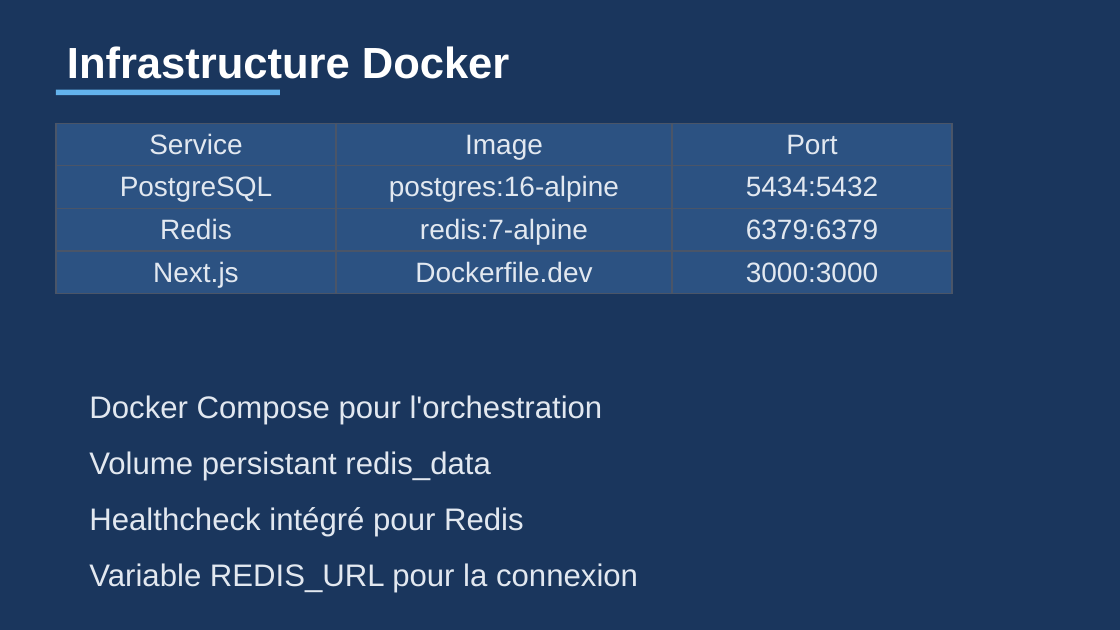
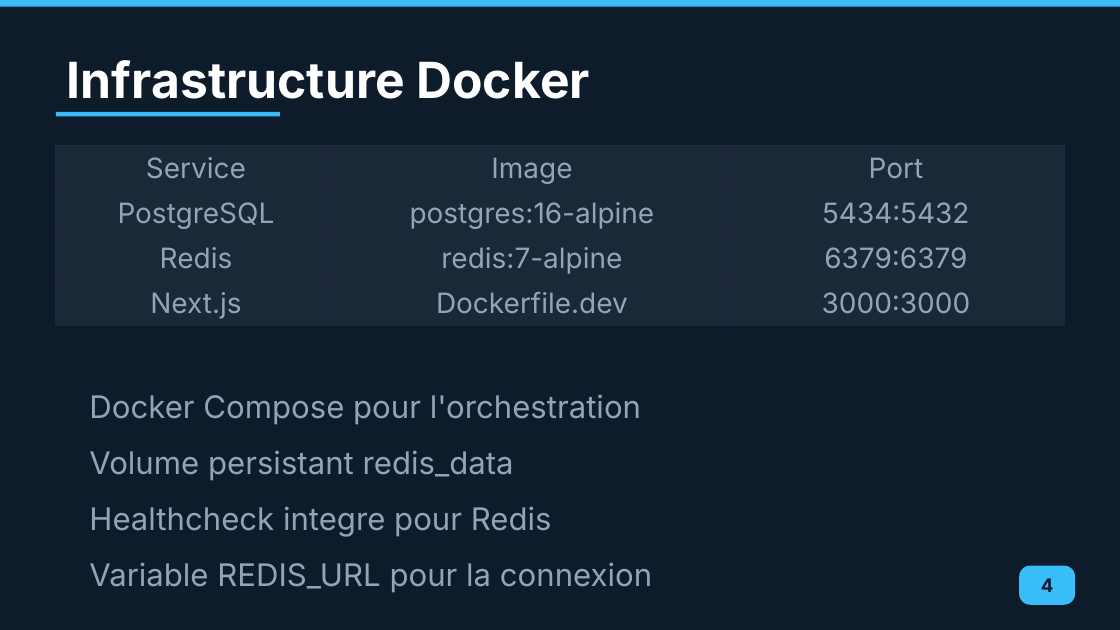
Before and after one commit to Zeinot/marketplace-saas, a slide deck: slide 4 of output/Presentation_Cache_Redis.pptx. Drawn at 1120x630 pixels with LibreOffice and Linux fonts; fonts in the diff are those of the drawing. Boxes give left, top, right and bottom in pixels: in the first picture for what was removed or moved away, otherwise in the second. Text is boxed around its words. In the diff, an @@ line names an element or a change of style, - is before the commit and + after.

```diff
--- a/output/Presentation_Cache_Redis.pptx
+++ b/output/Presentation_Cache_Redis.pptx
@@ background #1A365D to #0D1B2A @@
@@ rectangle added at [0,0,1120,7], fill #38BDF8 @@
@@ text "Infrastructure Docker": place and size @@
-text "Infrastructure Docker" at [67,46,510,79]
+text "Infrastructure Docker" at [67,60,590,99]
@@ text "Infrastructure Docker" at [67,60,590,99]: size 28 to 32 pt, font Arial to Inter @@
@@ rectangle: place and size @@
-rectangle at [56,90,280,95]
+rectangle at [56,112,280,116]
@@ rectangle at [56,112,280,116]: fill #63B3ED to #38BDF8 @@
@@ table at [56,146,1064,323] @@
@@ fill #2C5282 to #1B2838 in 12 cells @@
@@ font Arial to Inter, text colour #E2E8F0 to #94A3B8 @@
@@ borders changed @@
@@ table: place and size @@
-table at [56,123,952,291]
+table at [56,146,1064,323]
@@ text at [89,506,552,537]: text changed; font Arial to Inter; text colour #E2E8F0 to #94A3B8 @@
-Healthcheck intégré pour Redis
+Healthcheck integre pour Redis
@@ font Arial to Inter, text colour #E2E8F0 to #94A3B8 in 3 elements at [89,394,641,425], [89,450,514,481], [89,562,652,593] @@
@@ rounded rectangle added at [1019,566,1075,605], fill #38BDF8 @@
@@ text added at [1041,578,1054,592], 12 pt, text #0D1B2A, bold @@
+4
```
Also in this commit, not shown: 9 other slides changed, 13 other files.
